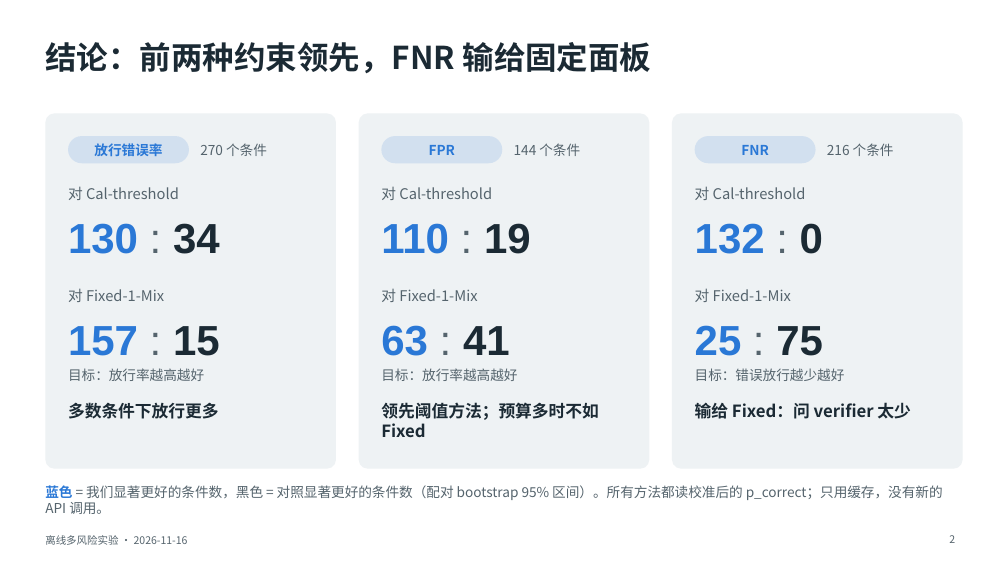
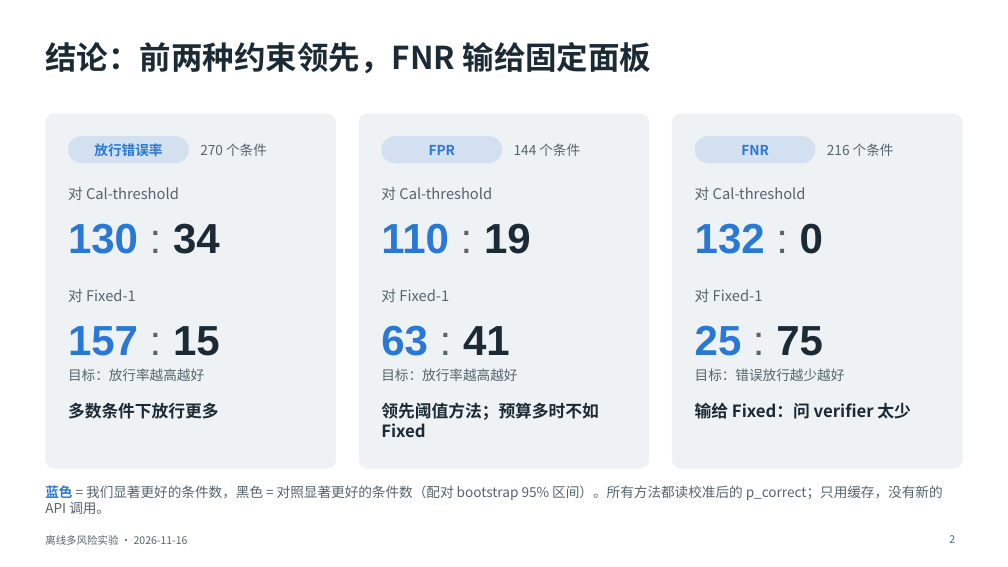
Before and after one commit to toz015/verification_generation_experiment, a slide deck: slide 2 of reports/offline_multirisk_20261116_calibrated/deck/离线多风险实验_20261116.pptx. Drawn at 1008x567 pixels with LibreOffice and Linux fonts; fonts in the diff are those of the drawing. Boxes give left, top, right and bottom in pixels: in the first picture for what was removed or moved away, otherwise in the second. Text is boxed around its words. In the diff, an @@ line names an element or a change of style, - is before the commit and + after.

```diff
--- a/reports/offline_multirisk_20261116_calibrated/deck/离线多风险实验_20261116.pptx
+++ b/reports/offline_multirisk_20261116_calibrated/deck/离线多风险实验_20261116.pptx
@@ text at (x1=68, y1=288, x2=136, y2=302): text changed @@
-对 Fixed-1-Mix
+对 Fixed-1
@@ text at (x1=381, y1=289, x2=449, y2=302): text changed @@
-对 Fixed-1-Mix
+对 Fixed-1
@@ text at (x1=695, y1=288, x2=763, y2=302): text changed @@
-对 Fixed-1-Mix
+对 Fixed-1
```
Also in this commit, not shown: 11 other slides changed, 6 other files.
